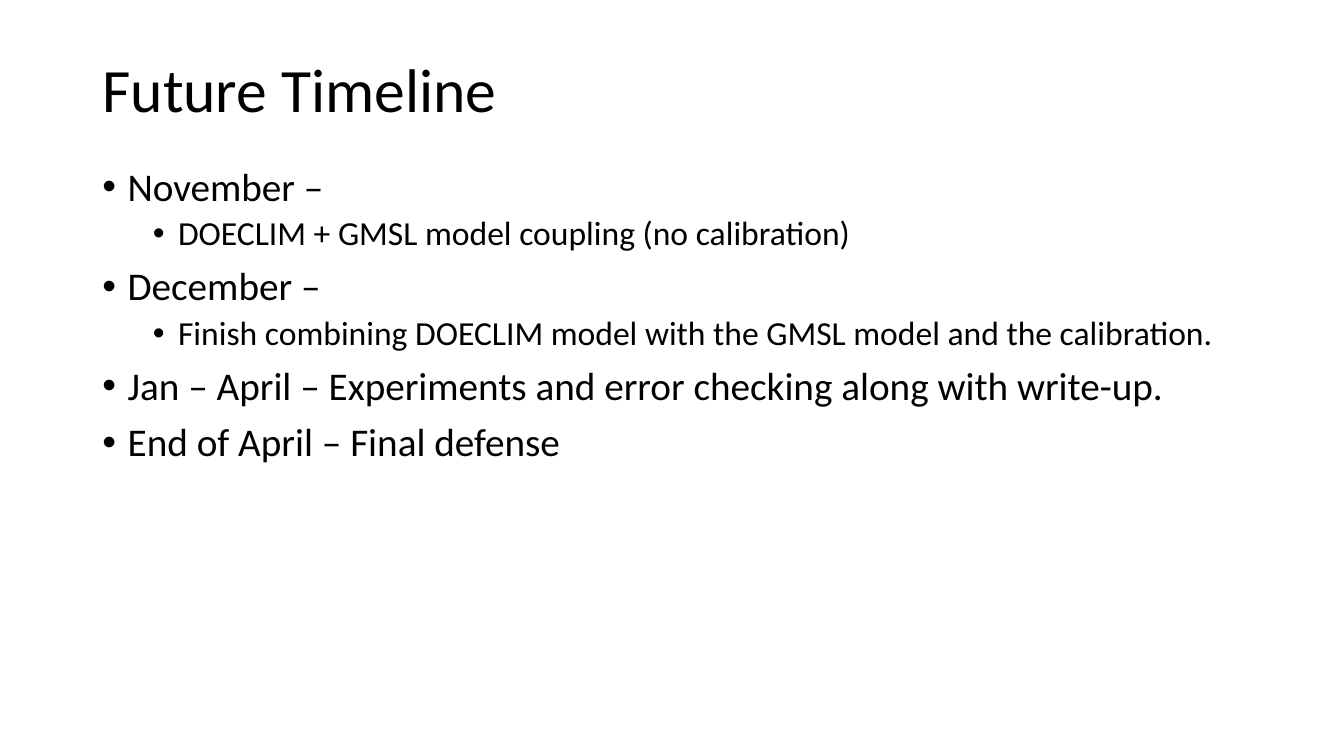
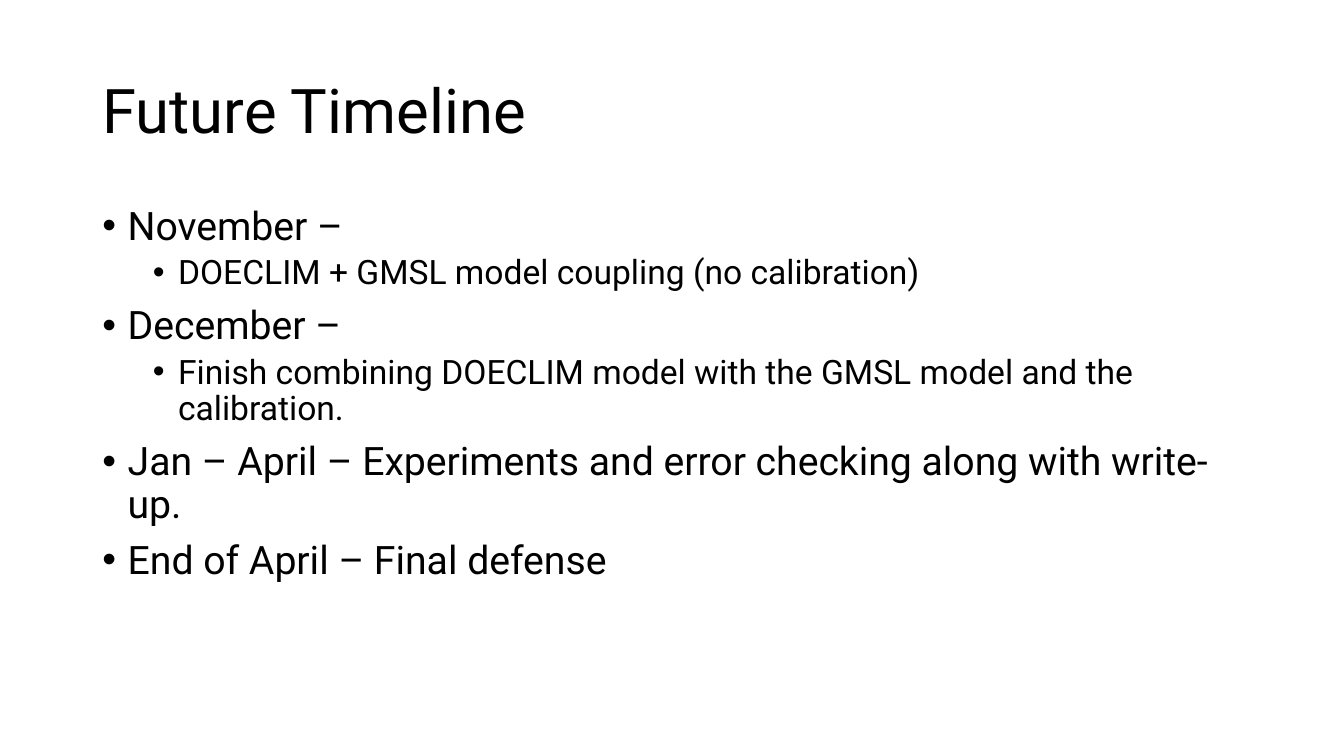
Before and after one commit to niharnandan/thesis, a slide deck: slide 16 of Mid Semester Presentation.pptx (slide 15 before the commit). Drawn at 1344x756 pixels with LibreOffice and Linux fonts; fonts in the diff are those of the drawing; background and template pictures are left out. Boxes give left, top, right and bottom in pixels: in the first picture for what was removed or moved away, otherwise in the second. Text is boxed around its words. In the diff, an @@ line names an element or a change of style, - is before the commit and + after.

```diff
--- a/Mid Semester Presentation.pptx
+++ b/Mid Semester Presentation.pptx
@@ title "Future Timeline" at (102,86,526,134): font Calibri to Roboto @@
@@ text "November –" at (128,210,1208,582): font Calibri to Roboto @@
@@ text "November –": place and size @@
-text "November –" at (128,173,1212,463)
+text "November –" at (128,210,1208,582)
```
Also in this commit, not shown: 15 other slides changed, 2 slides added.
